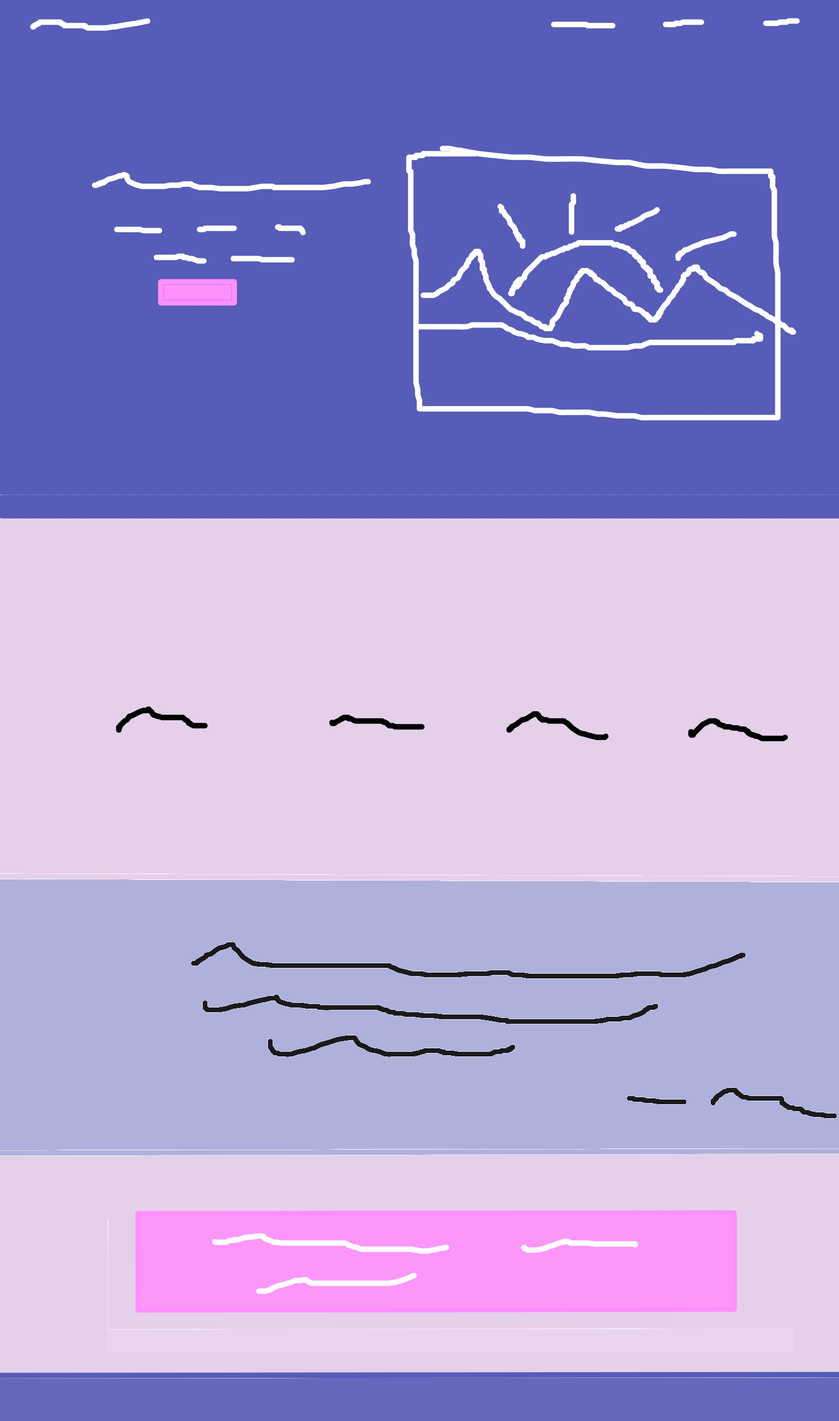
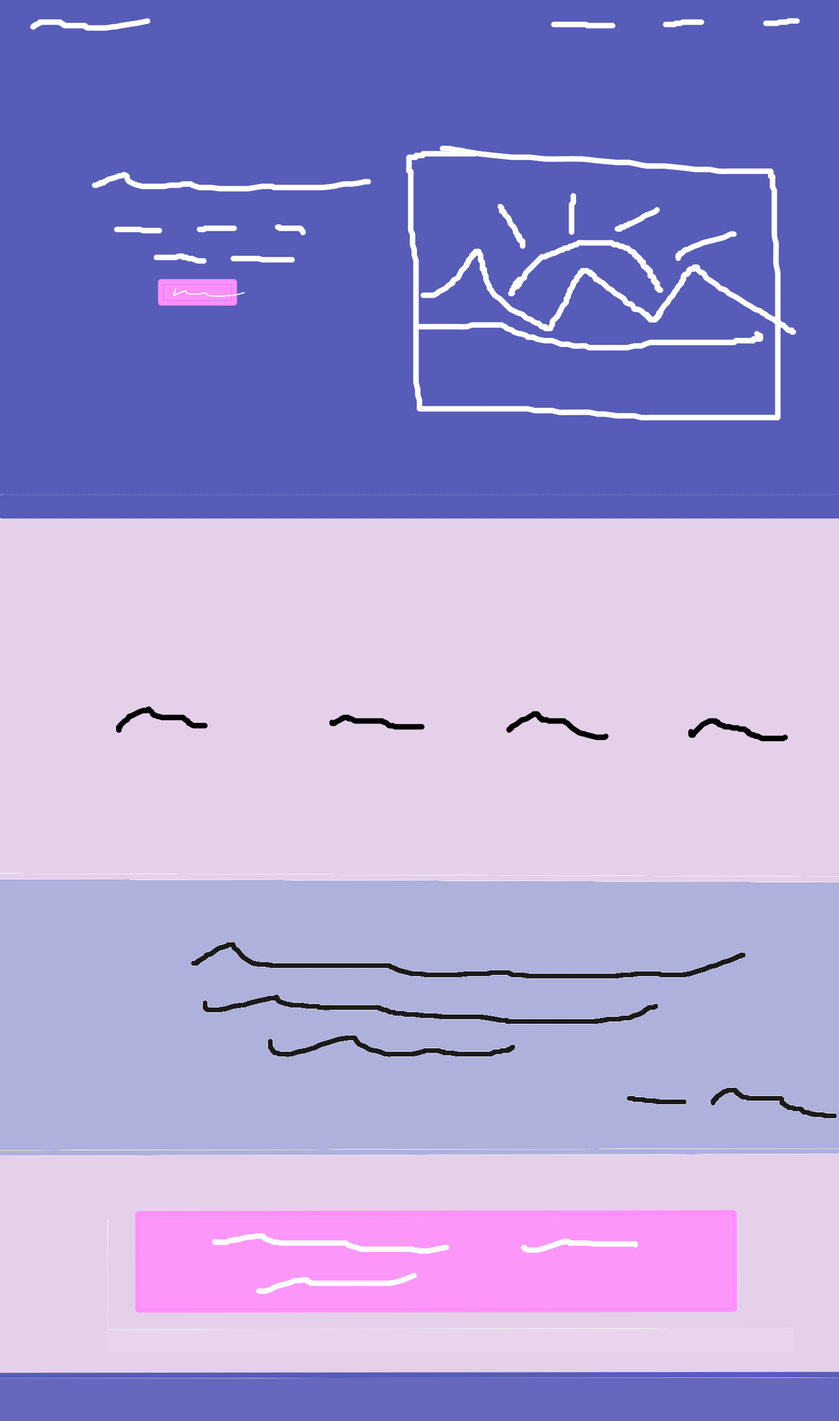
Layered file, before and after one edit (839px x 1421px). Changes by layer:
painted on "Paint Layer 1" over [172, 288, 245, 297]
